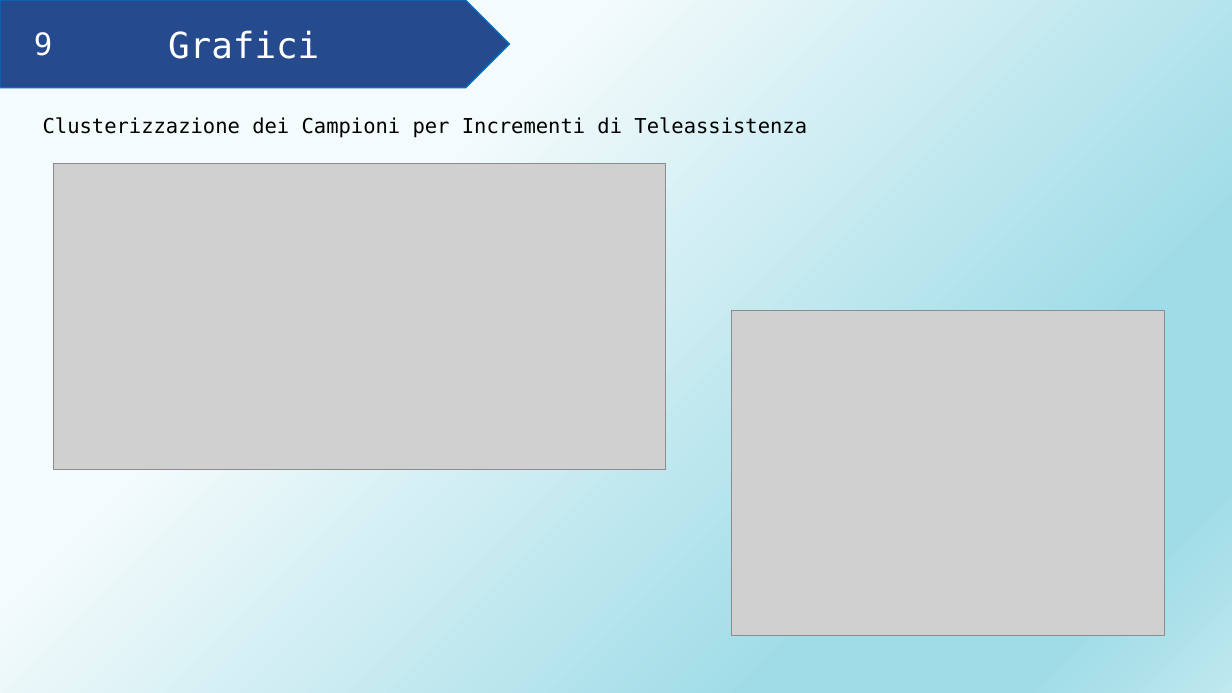
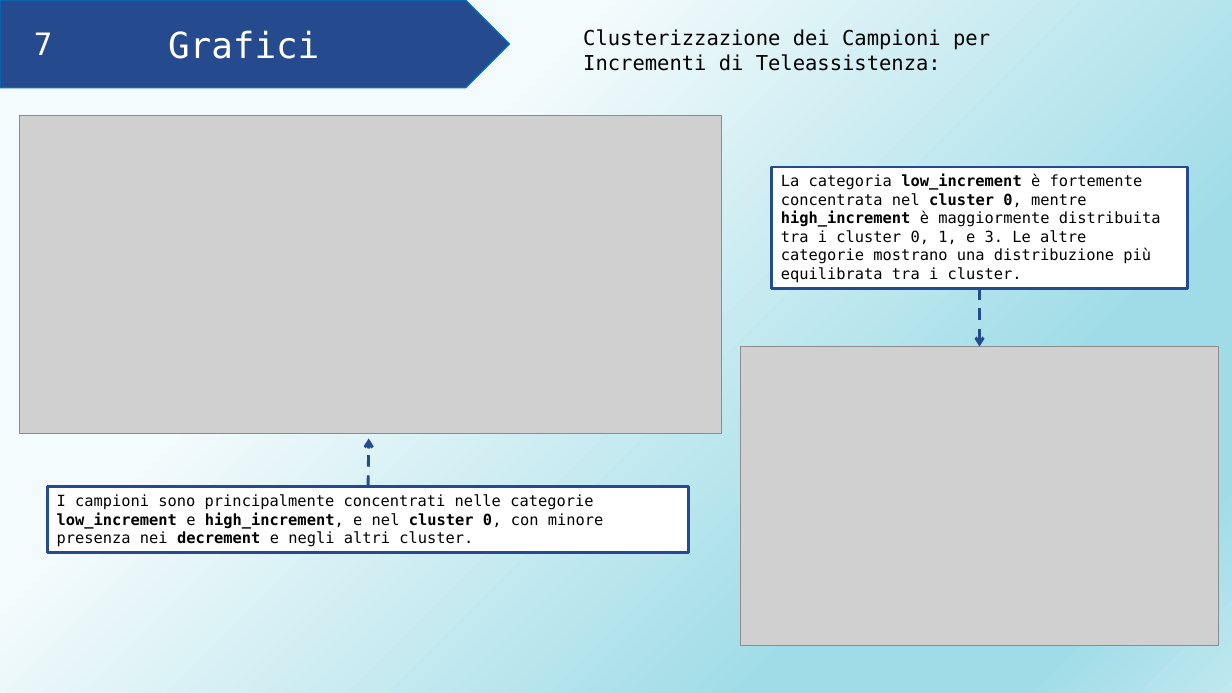
Before and after one commit to AlessiaRossi/Teleassistance-Supervised-Clustering, a slide deck: slide 16 of myLib/Presentazione_proggetto_FIA.pptx (slide 18 before the commit). Drawn at 1232x693 pixels with LibreOffice and Linux fonts; fonts in the diff are those of the drawing; grey boxes stand for pictures. Boxes give left, top, right and bottom in pixels: in the first picture for what was removed or moved away, otherwise in the second. Text is boxed around its words. In the diff, an @@ line names an element or a change of style, - is before the commit and + after.

```diff
--- a/myLib/Presentazione_proggetto_FIA.pptx
+++ b/myLib/Presentazione_proggetto_FIA.pptx
@@ text at <box>583,29,990,71</box>: text changed @@
-Clusterizzazione dei Campioni per Incrementi di Teleassistenza
+Clusterizzazione dei Campioni per Incrementi di Teleassistenza:
@@ text at <box>34,32,53,55</box>: text changed @@
-9
+7
@@ picture: place and size @@
-picture at <box>54,164,666,470</box>
+picture at <box>19,116,722,433</box>
@@ rectangle added at <box>772,167,1188,288</box>, fill #FFFFFF, outline #254A8E 2.25 pt, 12 pt, text #000000 @@
+La categoria low_increment è fortemente concentrata nel cluster 0, mentre high_increment è maggiormente distribuita tra i cluster 0, 1, e 3. Le altre categorie mostrano una distribuzione più equilibrata tra i cluster.
@@ arrow added from (980, 288) to (980, 347), #254A8E 2.25 pt dashed @@
@@ picture: place and size @@
-picture at <box>731,311,1165,636</box>
+picture at <box>740,347,1218,646</box>
@@ arrow added from (368, 487) to (369, 439), #254A8E 2.25 pt dashed @@
@@ rectangle added at <box>47,487,689,553</box>, fill #FFFFFF, outline #254A8E 2.25 pt, 12 pt, text #000000 @@
+I campioni sono principalmente concentrati nelle categorie low_increment e high_increment, e nel cluster 0, con minore presenza nei decrement e negli altri cluster.
```
Also in this commit, not shown: 15 other slides changed, 1 slide added, 2 slides removed, 3 other files.
